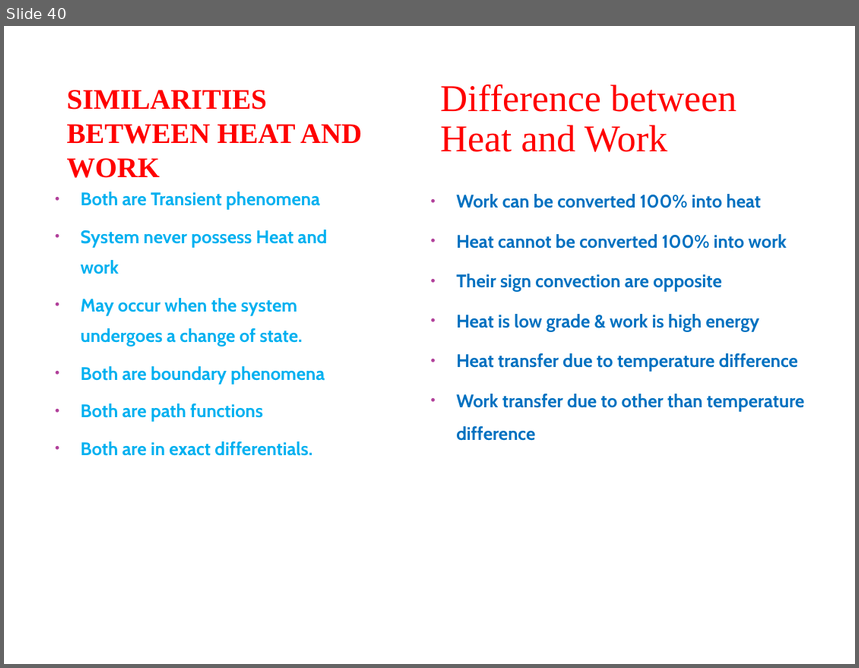
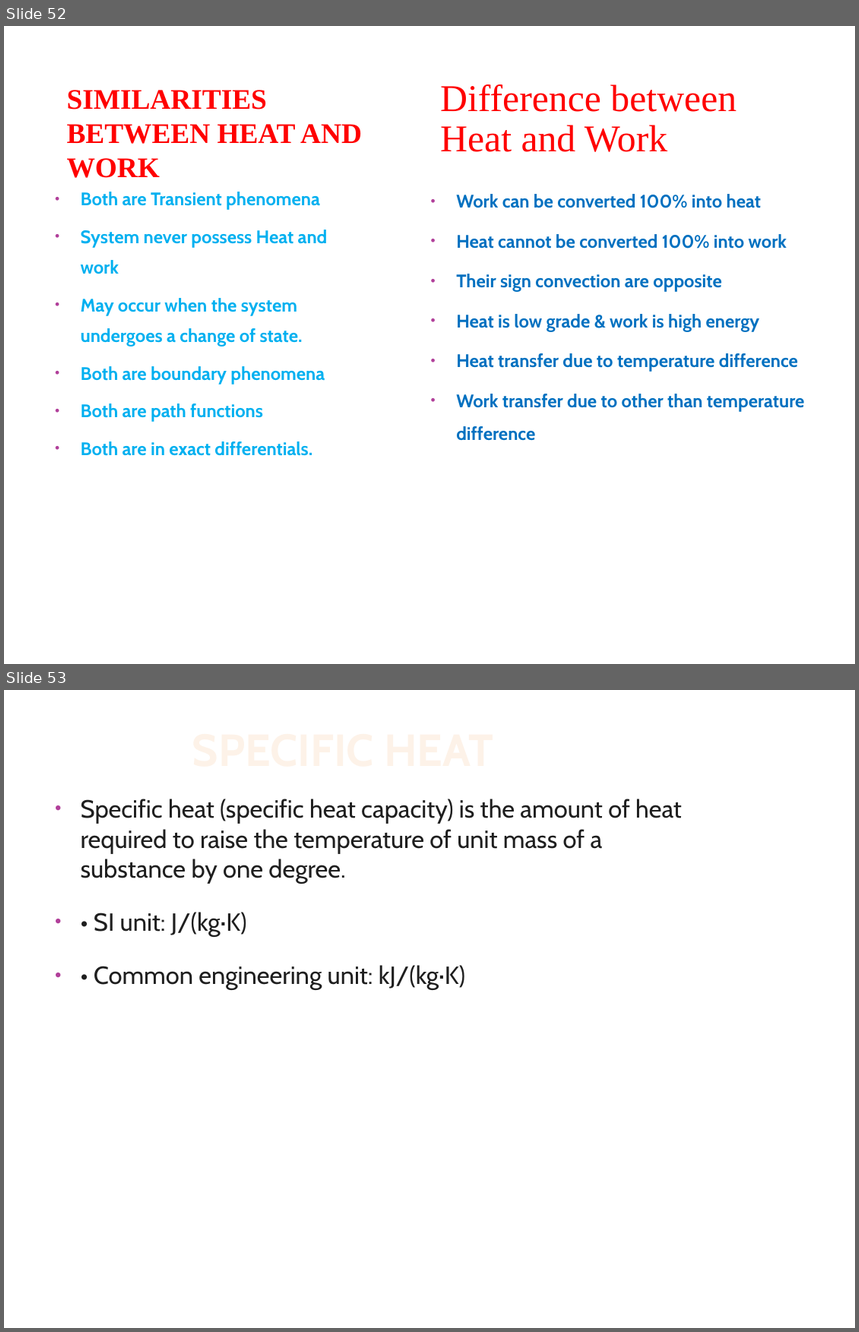
Before and after one commit to SidonTheTroll/3rd-sem-grinding, a slide deck: Engineering Thermodynamics/1 - Introduction to Thermodynamics/ET-UNIT 1.pptx. Shown one above the other, each under a label of ours: slide 40 before the commit, slides 52 and 53 after it. The pictures are 859x668 and 859x1332 pixels, drawn with LibreOffice and Linux fonts; fonts in the diff are those of the drawing; background and template pictures are left out. Boxes give left, top, right and bottom in pixels: in the first picture for what was removed or moved away, otherwise in the second. Text is boxed around its words. In the diff, an @@ line names an element or a change of style, - is before the commit and + after.

```diff
--- a/Engineering Thermodynamics/1 - Introduction to Thermodynamics/ET-UNIT 1.pptx
+++ b/Engineering Thermodynamics/1 - Introduction to Thermodynamics/ET-UNIT 1.pptx
@@ slide 53 added at <box>4,690,855,1328</box>, background #FFFFFF @@
@@ title added at <box>47,720,721,775</box>, 38 pt, text gradient #FEF7F1 to #FEF3E8 to #FBCF9C to #F9B94C, bold @@
+SPECIFIC HEAT
@@ text added at <box>81,799,682,990</box>, 21 pt, text #1E1E1E @@
+• Specific heat (specific heat capacity) is the amount of heat required to raise the temperature of unit mass of a substance by one degree.
+• • SI unit: J/(kg·K)
+• • Common engineering unit: kJ/(kg·K)
@@ what was slide 40 is now slide 52 @@
```
Also in this commit, not shown: 12 other slides added, 1 slide removed, 34 other files.
